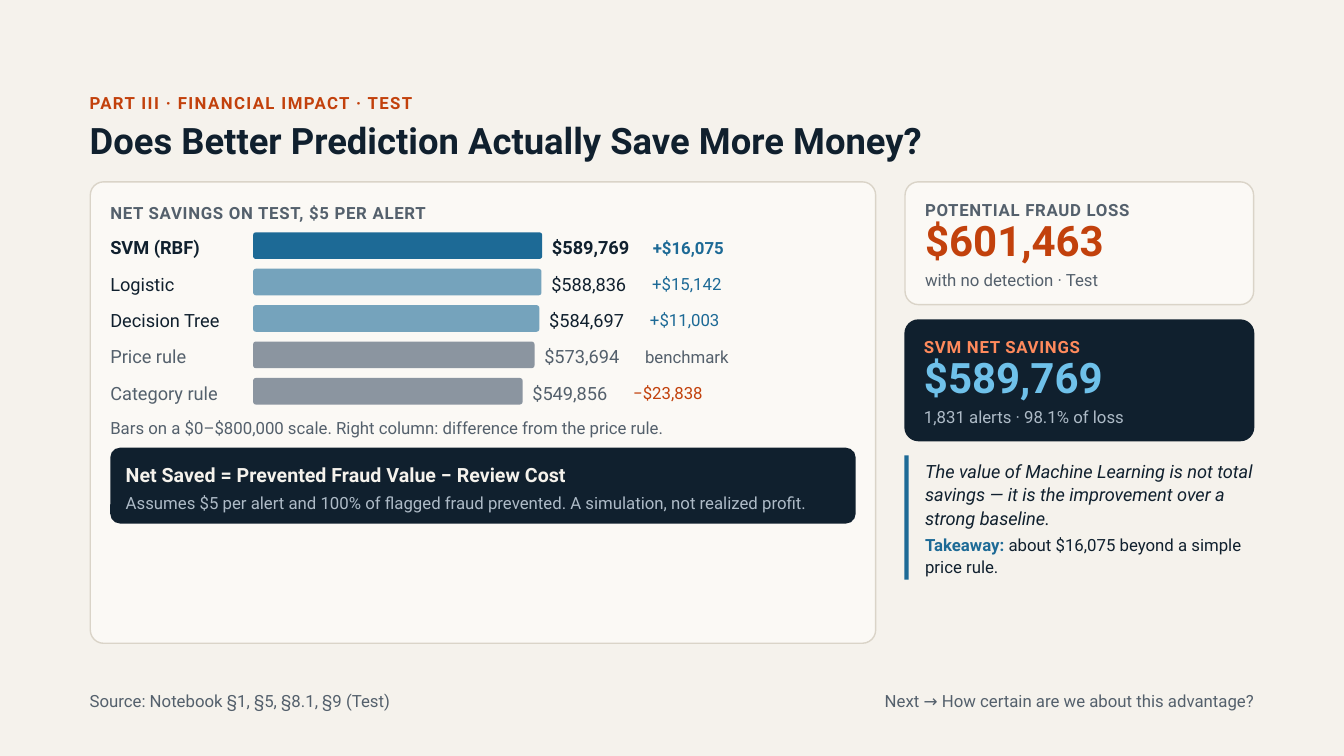
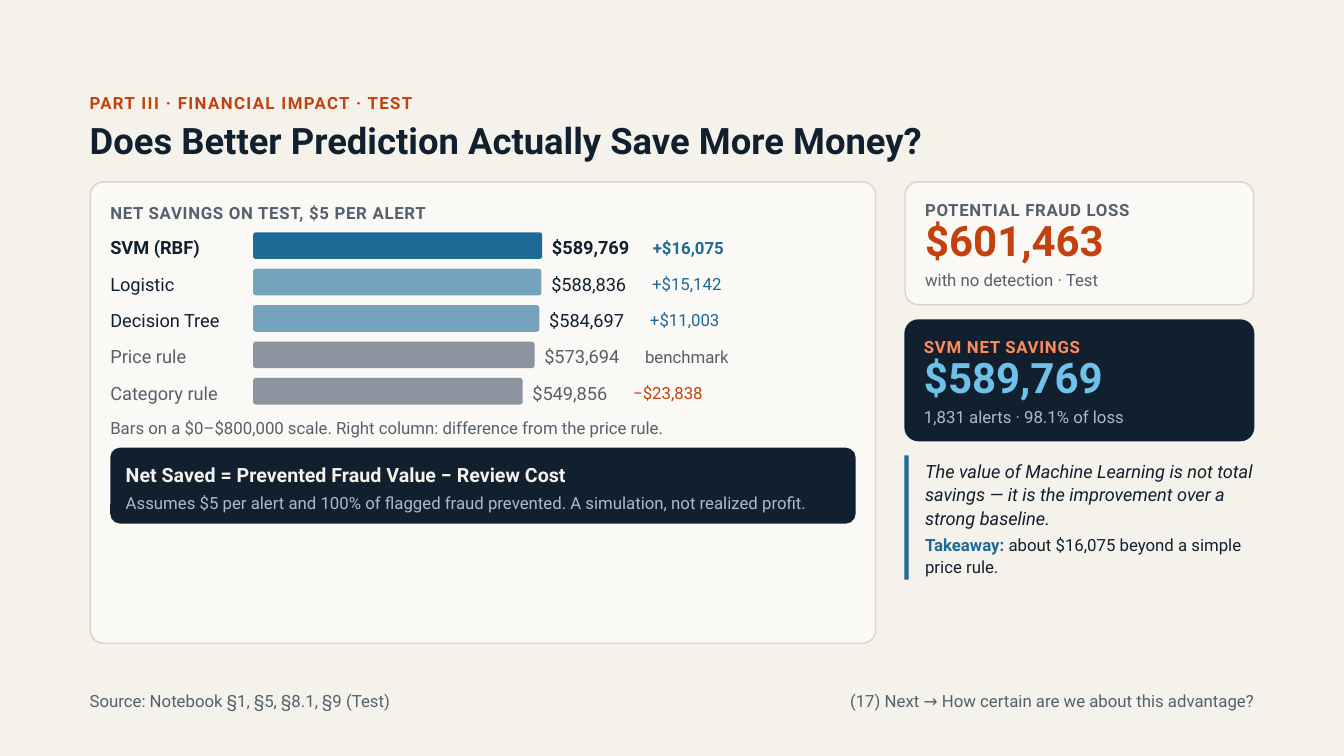
Before and after one commit to DakFu2k6/DS66A_Group_07, a slide deck: slide 17 of Fraud_Detection.pptx. Drawn at 1344x756 pixels with LibreOffice and Linux fonts; fonts in the diff are those of the drawing. Boxes give left, top, right and bottom in pixels: in the first picture for what was removed or moved away, otherwise in the second. Text is boxed around its words. In the diff, an @@ line names an element or a change of style, - is before the commit and + after.

```diff
--- a/Fraud_Detection.pptx
+++ b/Fraud_Detection.pptx
@@ text at (x1=850, y1=694, x2=1254, y2=711): text changed @@
-Next → How certain are we about this advantage?
+(17) Next → How certain are we about this advantage?
```
Also in this commit, not shown: 23 other slides changed, 1 other file.
